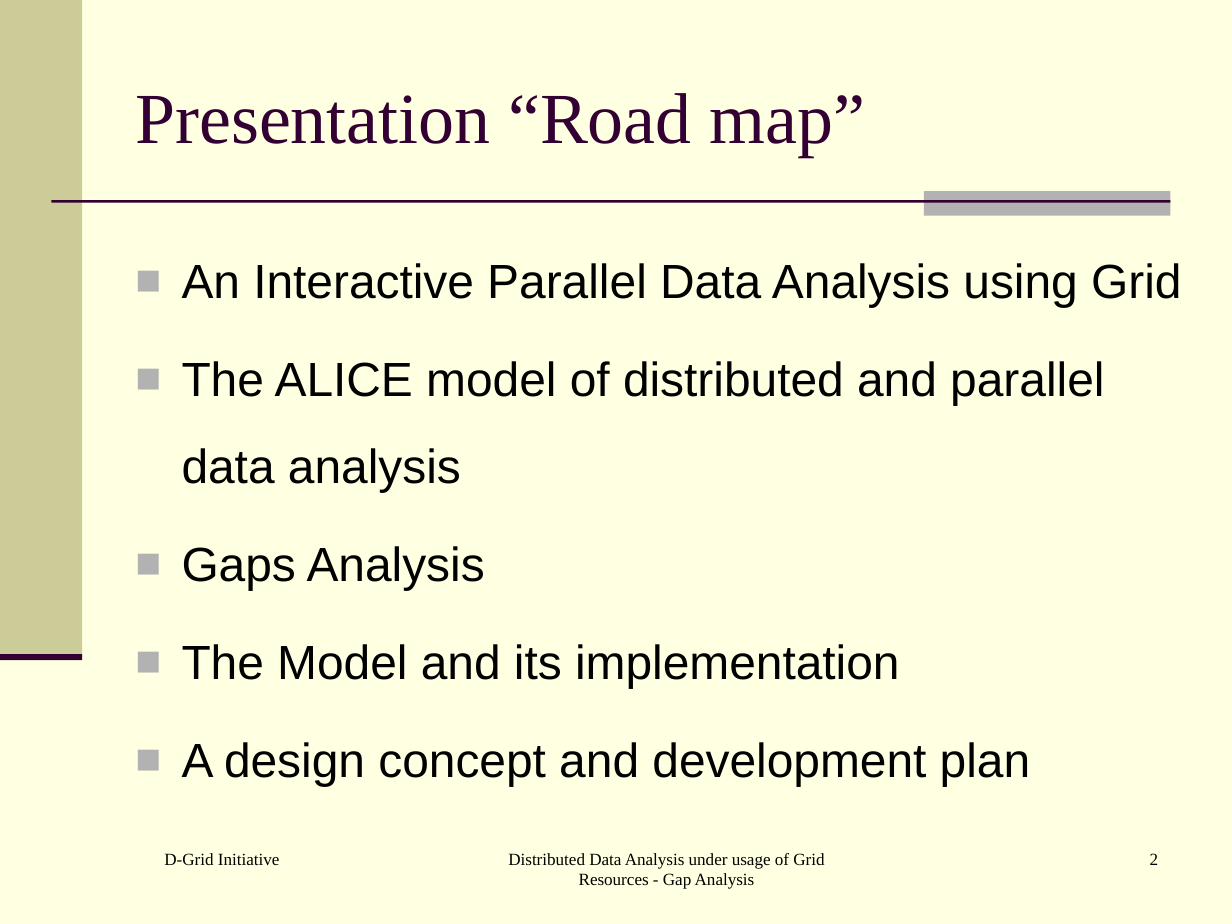
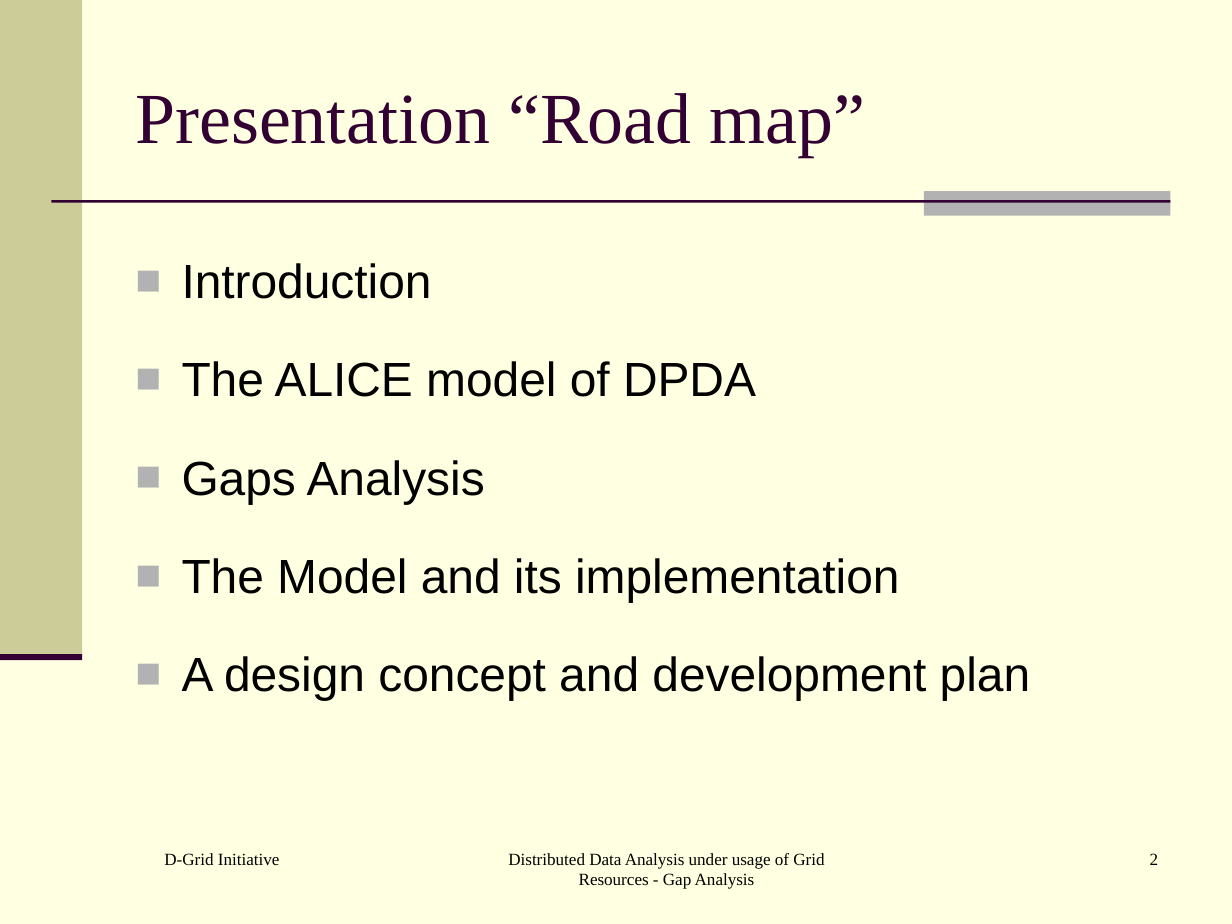
Before and after one commit to AnarManafov/PoDDocumentation, a slide deck: slide 2 of HEPCG-Workshops/2006-Nov/HEPCG-Workshops-2006-Nov.ppt. Drawn at 1232x924 pixels with LibreOffice and Linux fonts; fonts in the diff are those of the drawing. Boxes give left, top, right and bottom in pixels: in the first picture for what was removed or moved away, otherwise in the second. Text is boxed around its words. In the diff, an @@ line names an element or a change of style, - is before the commit and + after.

```diff
--- a/HEPCG-Workshops/2006-Nov/HEPCG-Workshops-2006-Nov.ppt
+++ b/HEPCG-Workshops/2006-Nov/HEPCG-Workshops-2006-Nov.ppt
@@ text at bbox=[182, 263, 756, 397]: text changed @@
-■ An Interactive Parallel Data Analysis using Grid
-■ The ALICE model of distributed and parallel data analysis
+■ Introduction
+■ The ALICE model of DPDA
```
Also in this commit, not shown: 10 other slides changed, 2 slides added.
